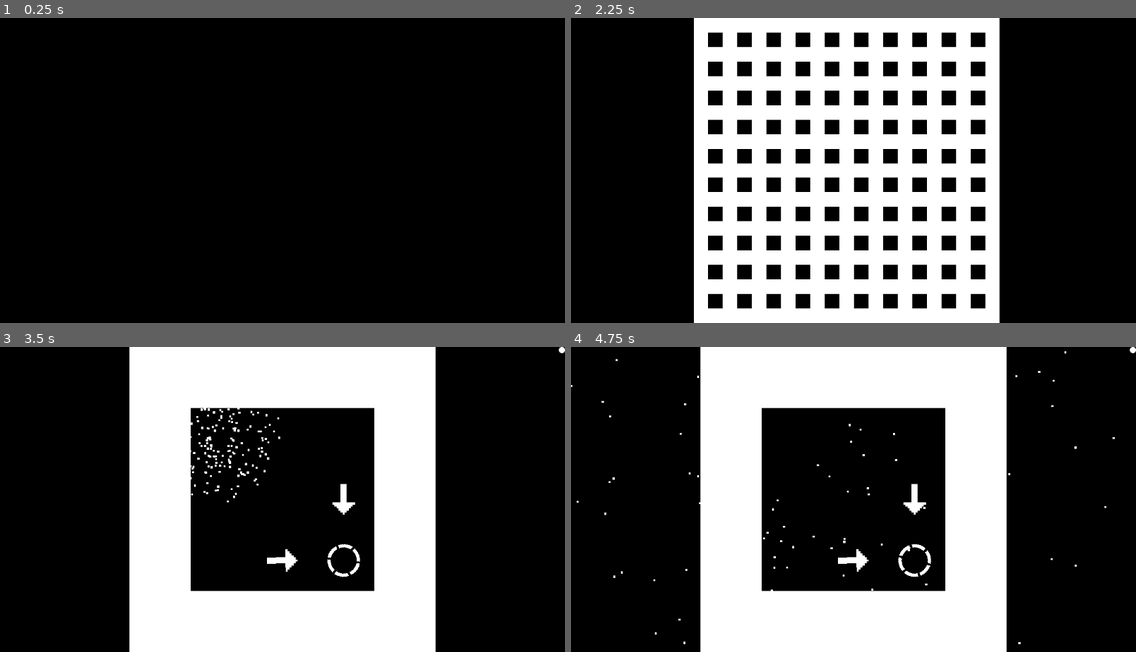
Above: before the commit, frames 1-4 (two rows, left to right).
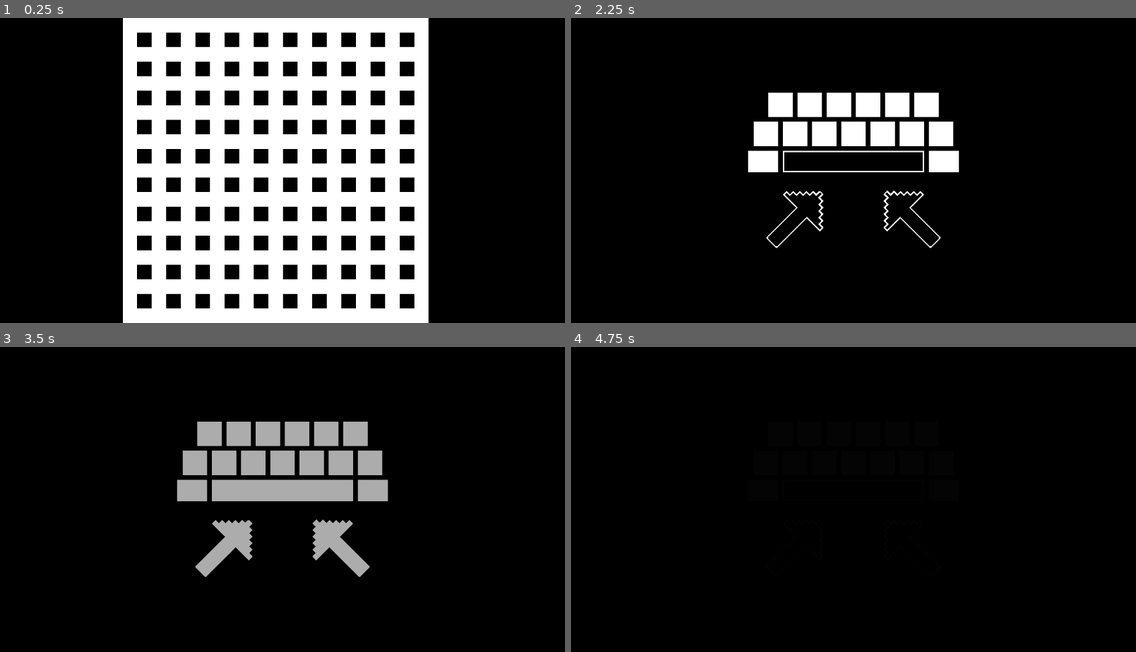
Above: after the commit, the same moments.

Repository: Christmas-Missionary/one_button_2024
Game: Godot game, scene res://src/starting_up.tscn
Same seed, same stepped clock (60 frames per second), same inputs: the game is played once before the commit and once after it. Sound files missing from this copy of the repository are replaced by a short silence.
Inputs:
- Up to frame 1 (0.25 s): no input
- Up to frame 2 (2.25 s): tap Enter at 0.5 s; hold Space (OneButton) 0.53-1.28 s; tap Space (OneButton) at 1.35 s; hold Space (OneButton) from 2.03 s (still down)
- Up to frame 3 (3.5 s): tap Enter at 2.75 s; release Space (OneButton) at 2.78 s; tap Space (OneButton) at 2.85 s
- Up to frame 4 (4.75 s): hold Space (OneButton) 3.53-4.28 s; tap Space (OneButton) at 4.35 s

The runs differ from the first frame. In frame 1, 43% of the frame differs, in the area x 21-76%, y 0-100%; in frame 2, 40%; in frame 3, 44%, in the area x 22-100%, y 0-100%; in frame 4, 36%.

Commit message:
start up screen revised for mobile and PC players

Diff:
--- a/src/starting_up.tscn
+++ b/src/starting_up.tscn
@@ -1,20 +1,76 @@
-[gd_scene load_steps=4 format=3 uid="uid://bcbmccgahs3k"]
+[gd_scene load_steps=14 format=3 uid="uid://bcbmccgahs3k"]
 
 [ext_resource type="Texture2D" uid="uid://rkjgqvuuqrt5" path="res://assets/images/start_up_waffle.png" id="1_rskwl"]
 [ext_resource type="AudioStream" uid="uid://dut6cyt0255tp" path="res://assets/sfx/start_up.wav" id="2_hmpyg"]
 [ext_resource type="Script" path="res://src/startup_timer.gd" id="3_s425j"]
+[ext_resource type="Texture2D" uid="uid://5s23h4lii2te" path="res://assets/images/keyboard_1.png" id="4_qvydl"]
+[ext_resource type="Texture2D" uid="uid://bbggg8uthppl6" path="res://assets/images/keyboard_2.png" id="5_gd5g8"]
+[ext_resource type="Texture2D" uid="uid://dg2jrk3exngto" path="res://assets/images/circle.png" id="6_enikj"]
+[ext_resource type="Texture2D" uid="uid://c6qw5a6uyntku" path="res://assets/images/circle_pressed.png" id="7_dnsvv"]
+[ext_resource type="Texture2D" uid="uid://ci0npdeu43ssd" path="res://assets/images/phone.png" id="8_ktb73"]
+[ext_resource type="Texture2D" uid="uid://duywj6hnpoc0h" path="res://assets/images/arrow.png" id="9_r01wn"]
+
+[sub_resource type="SpriteFrames" id="SpriteFrames_pqy5e"]
+animations = [{
+"frames": [{
+"duration": 1.0,
+"texture": ExtResource("4_qvydl")
+}, {
+"duration": 1.0,
+"texture": ExtResource("5_gd5g8")
+}],
+"loop": true,
+"name": &"default",
+"speed": 1.0
+}]
+
+[sub_resource type="Animation" id="Animation_5u704"]
+resource_name = "Fade Out"
+length = 1.9
+tracks/0/type = "value"
+tracks/0/imported = false
+tracks/0/enabled = true
+tracks/0/path = NodePath(".:modulate")
+tracks/0/interp = 1
+tracks/0/loop_wrap = true
+tracks/0/keys = {
+"times": PackedFloat32Array(0, 1.9),
+"transitions": PackedFloat32Array(1, 0),
+"update": 0,
+"values": [Color(1, 1, 1, 1), Color(1, 1, 1, 0)]
+}
+
+[sub_resource type="Animation" id="Animation_jju08"]
+length = 0.001
+tracks/0/type = "value"
+tracks/0/imported = false
+tracks/0/enabled = true
+tracks/0/path = NodePath(".:modulate")
+tracks/0/interp = 1
+tracks/0/loop_wrap = true
+tracks/0/keys = {
+"times": PackedFloat32Array(0),
+"transitions": PackedFloat32Array(1),
+"update": 0,
+"values": [Color(1, 1, 1, 1)]
+}
+
+[sub_resource type="AnimationLibrary" id="AnimationLibrary_6fw6g"]
+_data = {
+"Fade Out": SubResource("Animation_5u704"),
+"RESET": SubResource("Animation_jju08")
+}
 
 [node name="StartingUp" type="Node2D"]
 texture_filter = 1
 metadata/_edit_lock_ = true
 
-[node name="Sprite2D" type="Sprite2D" parent="."]
-visible = false
+[node name="Grid" type="Sprite2D" parent="."]
 position = Vector2(585.5, 325)
 scale = Vector2(30.95, 30.95)
 texture = ExtResource("1_rskwl")
 
-[node name="AudioStreamPlayer" type="AudioStreamPlayer" parent="."]
+[node name="Audio" type="AudioStreamPlayer" parent="."]
 stream = ExtResource("2_hmpyg")
 
 [node name="Timer" type="Timer" parent="."]
@@ -22,6 +78,33 @@
 one_shot = true
 script = ExtResource("3_s425j")
 
-[connection signal="finished" from="AudioStreamPlayer" to="Timer" method="change_scene"]
-[connection signal="timeout" from="Timer" to="Sprite2D" method="show"]
-[connection signal="timeout" from="Timer" to="AudioStreamPlayer" method="play"]
+[node name="Keyboard" type="AnimatedSprite2D" parent="."]
+visible = false
+position = Vector2(600, 325)
+sprite_frames = SubResource("SpriteFrames_pqy5e")
+autoplay = "default"
+
+[node name="Anime" type="AnimationPlayer" parent="Keyboard"]
+callback_mode_process = 0
+libraries = {
+"": SubResource("AnimationLibrary_6fw6g")
+}
+
+[node name="TouchButton" type="TouchScreenButton" parent="."]
+visible = false
+position = Vector2(75, 275)
+texture_normal = ExtResource("6_enikj")
+texture_pressed = ExtResource("7_dnsvv")
+
+[node name="Phone" type="Sprite2D" parent="TouchButton"]
+position = Vector2(500, 50)
+scale = Vector2(0.5, 0.5)
+texture = ExtResource("8_ktb73")
+
+[node name="Arrow" type="Sprite2D" parent="TouchButton"]
+position = Vector2(250, 50)
+rotation = 1.5708
+scale = Vector2(10, 10)
+texture = ExtResource("9_r01wn")
+
+[connection signal="timeout" from="Timer" to="Timer" method="_await_player"]
--- a/src/startup_timer.gd
+++ b/src/startup_timer.gd
@@ -1,8 +1,26 @@
 extends Timer
 
 func _ready() -> void:
-	start(randf_range(0.05, 2.0))
+	start(randf_range(0.8, 2.2))
+	set_process_unhandled_key_input(false)
 
-func change_scene() -> void:
-	await get_tree().create_timer(0.5).timeout
+func _await_player() -> void:
+	($"../Grid" as Sprite2D).hide()
+	if OS.has_feature("web_android") or OS.has_feature("web_ios"):
+		var touch: = ($"../TouchButton" as TouchScreenButton)
+		touch.show()
+		touch.pressed.connect(_start, CONNECT_ONE_SHOT)
+	else:
+		($"../Keyboard" as AnimatedSprite2D).show()
+		set_process_unhandled_key_input(true)
+
+func _unhandled_key_input(event: InputEvent) -> void:
+	if event.is_action_pressed(&"OneButton"):
+		set_process_unhandled_key_input(false)
+		_start()
+
+func _start() -> void:
+	($"../Keyboard/Anime" as AnimationPlayer).play(&"Fade Out")
+	($"../Audio" as AudioStreamPlayer).play()
+	await get_tree().create_timer(2.5).timeout
 	get_tree().change_scene_to_packed(preload("res://src/main.tscn"))
